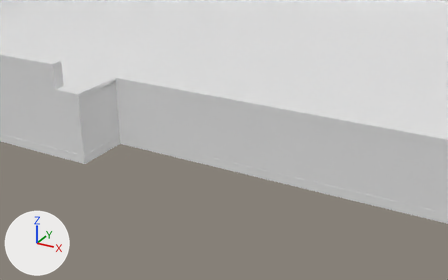
An edit to the FBX model ModelosExportados/Terraza.fbx, drawn before and after from the same camera.
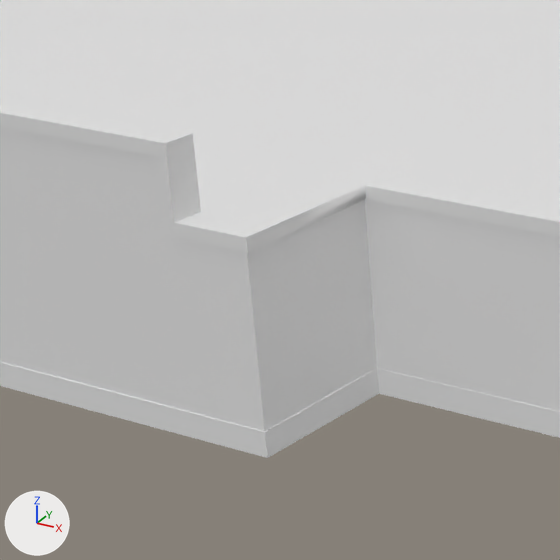
Each version appears first from a 50 mm camera at (14.74, -15.4, 4.86) aimed at (9.88, -6.58, 0.44), and next in a close-up on the part from 0% to 40% of the width and 7% to 70% of the height. Arrows for +X, +Y and +Z are at lower left; the lights stay in place. The first two pictures are the older version. Where no turn or scale is listed for an object, it has been applied to the vertices.

Objects in the first close-up: 'Plane', 'Suelo'.
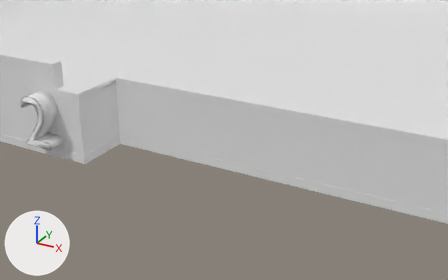
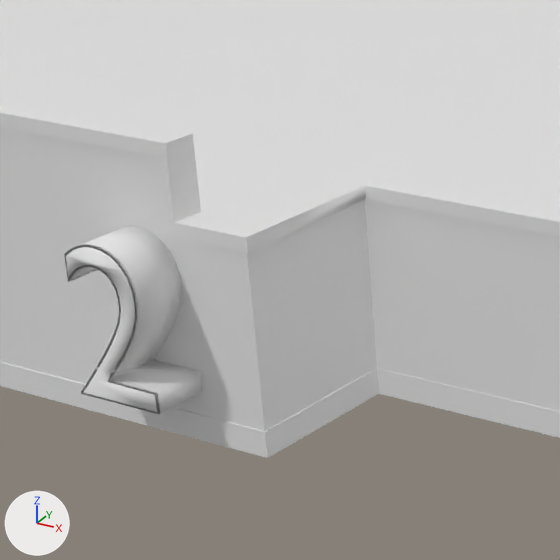
The change, as JSON lines over the scene's bpy script:
```json
{"op": "add", "block": "me_text", "code": ["me_text = bpy.data.meshes.new('Text')", "me_text.from_pydata(...)  # 534 vertices, 882 faces; spans x 0.046..0.629, y -0.203..0.203, z 0.0..0.933"]}
{"op": "add", "block": "ob_2", "code": ["ob_2 = bpy.data.objects.new('2', me_text)", "ob_2.location = (6.671, -7.986, 0.32)"]}
```

Boxes (x1, y1, x2, y2) around the edits, measured in the close-ups (560 x 560 px):
```json
{"object": "2", "change": "added", "after": [64, 226, 202, 414]}
```
